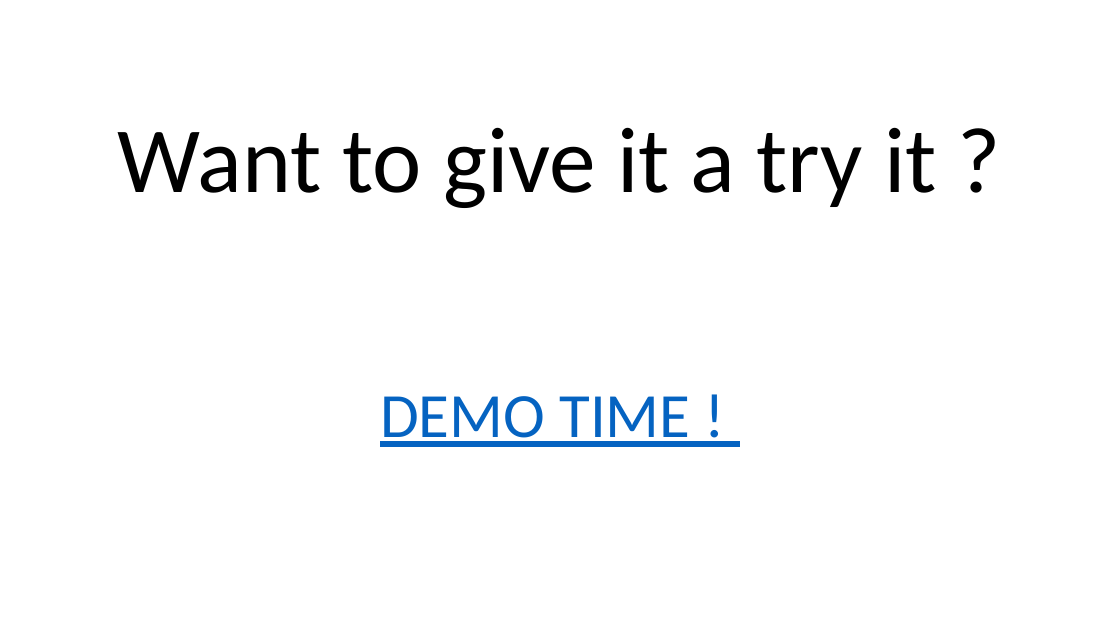
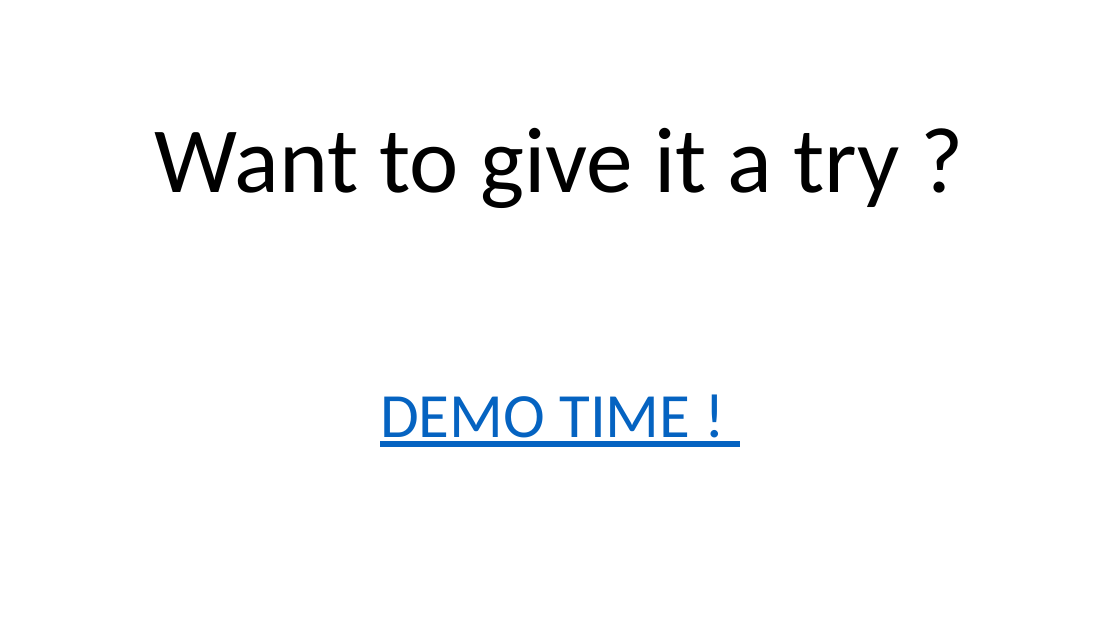
Before and after one commit to louis-md/hangman, a slide deck: slide 10 of Presentation1.pptx. Drawn at 1120x630 pixels with LibreOffice and Linux fonts; fonts in the diff are those of the drawing. Boxes give left, top, right and bottom in pixels: in the first picture for what was removed or moved away, otherwise in the second. Text is boxed around its words. In the diff, an @@ line names an element or a change of style, - is before the commit and + after.

Commit message:
update presentation

```diff
--- a/Presentation1.pptx
+++ b/Presentation1.pptx
@@ text at (155, 127, 900, 208): text changed @@
-Want to give it a try it ?
+Want to give it a try ?
```
Also in this commit, not shown: 2 other slides changed, 2 slides added.
